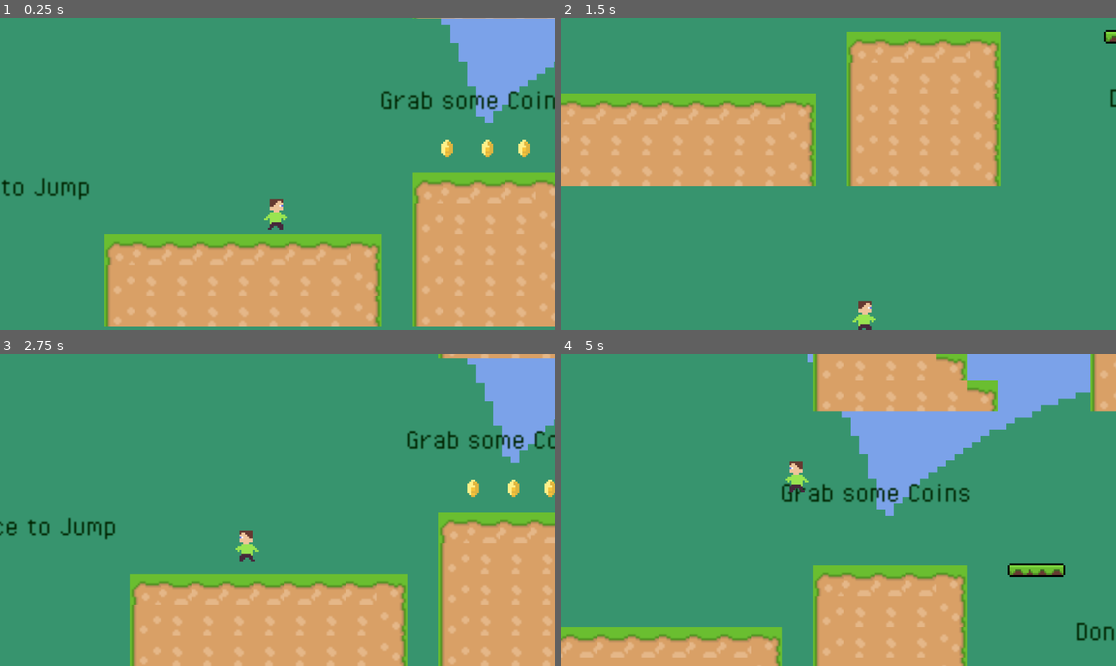
Above: before the commit, frames 1-4 (two rows, left to right).
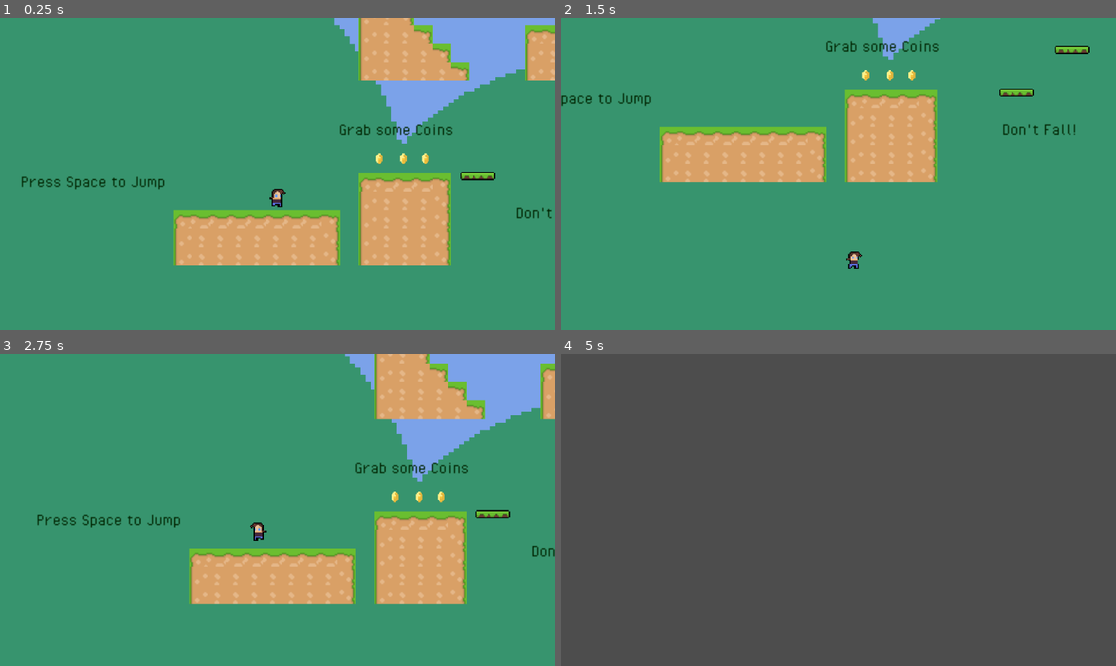
Above: after the commit, the same moments.

Repository: JMayna/godotplatormer
Game: Godot game, scene res://Scenes/world.tscn
Same seed, same stepped clock (60 frames per second), same inputs: the game is played once before the commit and once after it.
Inputs:
- Up to frame 1 (0.25 s): no input
- Up to frame 2 (1.5 s): tap Space (jump, bound only after the commit) at 0.5, 0.77, 0.8, 1.07, 1.25, 1.35 s; hold Right (ui_right) from 0.53 s (still down); tap Enter (ui_accept) at 0.6 s
- Up to frame 3 (2.75 s): tap Space (jump, bound only after the commit) at 1.52, 1.82, 2, 2.3 s; tap Enter (ui_accept) at 1.55, 2.1 s; release Right (ui_right) at 2.03 s; hold Left (ui_left) from 2.03 s (still down)
- Up to frame 4 (5 s): tap Space (jump, bound only after the commit) at 2.75, 3.02, 3.32, 3.5, 3.6, 3.77, 4.07, 4.25, 4.52, 4.82 s; release Left (ui_left) at 2.78 s; hold Right (ui_right) 2.78-4.28 s; tap Enter (ui_accept) at 2.85, 4.35 s; hold Left (ui_left) from 4.28 s (still down)

The runs differ from the first frame. In frame 1, 39% of the frame differs, in the area x 0-100%, y 0-99%; in frame 2, 22%; in frame 3, 38%; in frame 4, 100%, in the area x 0-100%, y 0-100%.

Commit message:
v.1.3

Diff:
--- a/Scenes/Player.tscn
+++ b/Scenes/Player.tscn
@@ -1,23 +1,165 @@
-[gd_scene load_steps=4 format=3 uid="uid://ca3ia41ji127j"]
+[gd_scene load_steps=24 format=3 uid="uid://ca3ia41ji127j"]
 
 [ext_resource type="Script" path="res://Scripts/Player.gd" id="1_aviq6"]
-[ext_resource type="Texture2D" uid="uid://krk2hbb5g2dl" path="res://Assets/person.png" id="2_d6o4d"]
+[ext_resource type="Texture2D" uid="uid://doh3xbn0nt6s7" path="res://Assets/player2idle-shee.png" id="2_7i0vg"]
+[ext_resource type="Texture2D" uid="uid://e6mpfnoqif2e" path="res://Assets/player2walk-sheet.png" id="3_k6xc5"]
 
 [sub_resource type="CapsuleShape2D" id="CapsuleShape2D_3vbvd"]
-radius = 5.0
-height = 16.0
+radius = 6.0
+height = 18.0
+
+[sub_resource type="AtlasTexture" id="AtlasTexture_ngafk"]
+atlas = ExtResource("2_7i0vg")
+region = Rect2(0, 0, 16, 16)
+
+[sub_resource type="AtlasTexture" id="AtlasTexture_tp00s"]
+atlas = ExtResource("2_7i0vg")
+region = Rect2(16, 0, 16, 16)
+
+[sub_resource type="AtlasTexture" id="AtlasTexture_2b7v6"]
+atlas = ExtResource("2_7i0vg")
+region = Rect2(32, 0, 16, 16)
+
+[sub_resource type="AtlasTexture" id="AtlasTexture_trjtw"]
+atlas = ExtResource("2_7i0vg")
+region = Rect2(48, 0, 16, 16)
+
+[sub_resource type="AtlasTexture" id="AtlasTexture_qwi1c"]
+atlas = ExtResource("2_7i0vg")
+region = Rect2(64, 0, 16, 16)
+
+[sub_resource type="AtlasTexture" id="AtlasTexture_lxfne"]
+atlas = ExtResource("2_7i0vg")
+region = Rect2(80, 0, 16, 16)
+
+[sub_resource type="AtlasTexture" id="AtlasTexture_wjh16"]
+atlas = ExtResource("2_7i0vg")
+region = Rect2(96, 0, 16, 16)
+
+[sub_resource type="AtlasTexture" id="AtlasTexture_lqgve"]
+atlas = ExtResource("2_7i0vg")
+region = Rect2(112, 0, 16, 16)
+
+[sub_resource type="AtlasTexture" id="AtlasTexture_ee55b"]
+atlas = ExtResource("2_7i0vg")
+region = Rect2(128, 0, 16, 16)
+
+[sub_resource type="AtlasTexture" id="AtlasTexture_l87ye"]
+atlas = ExtResource("2_7i0vg")
+region = Rect2(144, 0, 16, 16)
+
+[sub_resource type="AtlasTexture" id="AtlasTexture_b654o"]
+atlas = ExtResource("3_k6xc5")
+region = Rect2(0, 0, 16, 16)
+
+[sub_resource type="AtlasTexture" id="AtlasTexture_uugnt"]
+atlas = ExtResource("3_k6xc5")
+region = Rect2(16, 0, 16, 16)
+
+[sub_resource type="AtlasTexture" id="AtlasTexture_7auiy"]
+atlas = ExtResource("3_k6xc5")
+region = Rect2(32, 0, 16, 16)
+
+[sub_resource type="AtlasTexture" id="AtlasTexture_wugrm"]
+atlas = ExtResource("3_k6xc5")
+region = Rect2(48, 0, 16, 16)
+
+[sub_resource type="AtlasTexture" id="AtlasTexture_mip7b"]
+atlas = ExtResource("3_k6xc5")
+region = Rect2(64, 0, 16, 16)
+
+[sub_resource type="AtlasTexture" id="AtlasTexture_fhqjs"]
+atlas = ExtResource("3_k6xc5")
+region = Rect2(80, 0, 16, 16)
+
+[sub_resource type="AtlasTexture" id="AtlasTexture_3o5hl"]
+atlas = ExtResource("3_k6xc5")
+region = Rect2(96, 0, 16, 16)
+
+[sub_resource type="AtlasTexture" id="AtlasTexture_jfmi6"]
+atlas = ExtResource("3_k6xc5")
+region = Rect2(112, 0, 16, 16)
+
+[sub_resource type="SpriteFrames" id="SpriteFrames_yeh10"]
+animations = [{
+"frames": [{
+"duration": 1.0,
+"texture": SubResource("AtlasTexture_ngafk")
+}, {
+"duration": 1.0,
+"texture": SubResource("AtlasTexture_tp00s")
+}, {
+"duration": 1.0,
+"texture": SubResource("AtlasTexture_2b7v6")
+}, {
+"duration": 1.0,
+"texture": SubResource("AtlasTexture_trjtw")
+}, {
+"duration": 1.0,
+"texture": SubResource("AtlasTexture_qwi1c")
+}, {
+"duration": 1.0,
+"texture": SubResource("AtlasTexture_lxfne")
+}, {
+"duration": 1.0,
+"texture": SubResource("AtlasTexture_wjh16")
+}, {
+"duration": 1.0,
+"texture": SubResource("AtlasTexture_lqgve")
+}, {
+"duration": 1.0,
+"texture": SubResource("AtlasTexture_ee55b")
+}, {
+"duration": 1.0,
+"texture": SubResource("AtlasTexture_l87ye")
+}],
+"loop": true,
+"name": &"idle",
+"speed": 3.0
+}, {
+"frames": [{
+"duration": 1.0,
+"texture": SubResource("AtlasTexture_b654o")
+}, {
+"duration": 1.0,
+"texture": SubResource("AtlasTexture_uugnt")
+}, {
+"duration": 1.0,
+"texture": SubResource("AtlasTexture_7auiy")
+}, {
+"duration": 1.0,
+"texture": SubResource("AtlasTexture_wugrm")
+}, {
+"duration": 1.0,
+"texture": SubResource("AtlasTexture_mip7b")
+}, {
+"duration": 1.0,
+"texture": SubResource("AtlasTexture_fhqjs")
+}, {
+"duration": 1.0,
+"texture": SubResource("AtlasTexture_3o5hl")
+}, {
+"duration": 1.0,
+"texture": SubResource("AtlasTexture_jfmi6")
+}],
+"loop": true,
+"name": &"walk",
+"speed": 10.0
+}]
 
 [node name="Player" type="CharacterBody2D"]
 script = ExtResource("1_aviq6")
 
 [node name="Camera2D" type="Camera2D" parent="."]
-zoom = Vector2(4, 4)
+zoom = Vector2(2.4, 2.4)
 position_smoothing_enabled = true
-
-[node name="Sprite2D" type="Sprite2D" parent="."]
-z_index = 5
-texture_filter = 1
-texture = ExtResource("2_d6o4d")
 
 [node name="CollisionShape2D" type="CollisionShape2D" parent="."]
 shape = SubResource("CapsuleShape2D_3vbvd")
+
+[node name="AnimatedSprite2D" type="AnimatedSprite2D" parent="."]
+texture_filter = 1
+sprite_frames = SubResource("SpriteFrames_yeh10")
+animation = &"walk"
+frame = 6
+frame_progress = 0.706369
--- a/Scenes/coin.tscn
+++ b/Scenes/coin.tscn
@@ -1,7 +1,8 @@
-[gd_scene load_steps=12 format=3 uid="uid://dfmp8ldasrlfi"]
+[gd_scene load_steps=16 format=3 uid="uid://dfmp8ldasrlfi"]
 
 [ext_resource type="Texture2D" uid="uid://bj4uar5u1pd6j" path="res://Assets/coin.png" id="1_3abos"]
 [ext_resource type="Script" path="res://Scripts/coin.gd" id="1_kaovy"]
+[ext_resource type="AudioStream" uid="uid://bptwijtbis8ay" path="res://Sounds/350875__cabled_mess__coin_c_07.wav" id="3_27wed"]
 
 [sub_resource type="AtlasTexture" id="AtlasTexture_ao6dq"]
 atlas = ExtResource("1_3abos")
@@ -63,6 +64,104 @@
 [sub_resource type="CircleShape2D" id="CircleShape2D_hjkin"]
 radius = 5.0
 
+[sub_resource type="Animation" id="Animation_juavr"]
+resource_name = "pickup"
+tracks/0/type = "value"
+tracks/0/imported = false
+tracks/0/enabled = true
+tracks/0/path = NodePath("AnimatedSprite2D:visible")
+tracks/0/interp = 1
+tracks/0/loop_wrap = true
+tracks/0/keys = {
+"times": PackedFloat32Array(0),
+"transitions": PackedFloat32Array(1),
+"update": 1,
+"values": [true]
+}
+tracks/1/type = "value"
+tracks/1/imported = false
+tracks/1/enabled = true
+tracks/1/path = NodePath("CollisionShape2D:disabled")
+tracks/1/interp = 1
+tracks/1/loop_wrap = true
+tracks/1/keys = {
+"times": PackedFloat32Array(0),
+"transitions": PackedFloat32Array(1),
+"update": 1,
+"values": [true]
+}
+tracks/2/type = "value"
+tracks/2/imported = false
+tracks/2/enabled = true
+tracks/2/path = NodePath("PickupSound:playing")
+tracks/2/interp = 1
+tracks/2/loop_wrap = true
+tracks/2/keys = {
+"times": PackedFloat32Array(0),
+"transitions": PackedFloat32Array(1),
+"update": 1,
+"values": [true]
+}
+tracks/3/type = "method"
+tracks/3/imported = false
+tracks/3/enabled = true
+tracks/3/path = NodePath(".")
+tracks/3/interp = 1
+tracks/3/loop_wrap = true
+tracks/3/keys = {
+"times": PackedFloat32Array(0.2),
+"transitions": PackedFloat32Array(1),
+"values": [{
+"args": [],
+"method": &"queue_free"
+}]
+}
+
+[sub_resource type="Animation" id="Animation_nfxhu"]
+length = 0.001
+tracks/0/type = "value"
+tracks/0/imported = false
+tracks/0/enabled = true
+tracks/0/path = NodePath("AnimatedSprite2D:visible")
+tracks/0/interp = 1
+tracks/0/loop_wrap = true
+tracks/0/keys = {
+"times": PackedFloat32Array(0),
+"transitions": PackedFloat32Array(1),
+"update": 1,
+"values": [true]
+}
+tracks/1/type = "value"
+tracks/1/imported = false
+tracks/1/enabled = true
+tracks/1/path = NodePath("CollisionShape2D:disabled")
+tracks/1/interp = 1
+tracks/1/loop_wrap = true
+tracks/1/keys = {
+"times": PackedFloat32Array(0),
+"transitions": PackedFloat32Array(1),
+"update": 1,
+"values": [false]
+}
+tracks/2/type = "value"
+tracks/2/imported = false
+tracks/2/enabled = true
+tracks/2/path = NodePath("PickupSound:playing")
+tracks/2/interp = 1
+tracks/2/loop_wrap = true
+tracks/2/keys = {
+"times": PackedFloat32Array(0),
+"transitions": PackedFloat32Array(1),
+"update": 1,
+"values": [false]
+}
+
+[sub_resource type="AnimationLibrary" id="AnimationLibrary_8yswj"]
+_data = {
+"RESET": SubResource("Animation_nfxhu"),
+"pickup": SubResource("Animation_juavr")
+}
+
 [node name="Coin" type="Area2D"]
 collision_mask = 2
 script = ExtResource("1_kaovy")
@@ -76,4 +175,13 @@
 [node name="CollisionShape2D" type="CollisionShape2D" parent="."]
 shape = SubResource("CircleShape2D_hjkin")
 
+[node name="PickupSound" type="AudioStreamPlayer2D" parent="."]
+stream = ExtResource("3_27wed")
+bus = &"Sounds"
+
+[node name="AnimationPlayer" type="AnimationPlayer" parent="."]
+libraries = {
+"": SubResource("AnimationLibrary_8yswj")
+}
+
 [connection signal="body_entered" from="." to="." method="_on_body_entered"]
--- /dev/null
+++ b/Scenes/music.tscn
@@ -0,0 +1,8 @@
+[gd_scene load_steps=2 format=3 uid="uid://d3qmsxuqwko6x"]
+
+[ext_resource type="AudioStream" uid="uid://ktrgddlcs1fj" path="res://Sounds/Theme.mp3" id="1_c78k1"]
+
+[node name="Music" type="AudioStreamPlayer2D"]
+stream = ExtResource("1_c78k1")
+autoplay = true
+bus = &"Music"
--- a/Scripts/Player.gd
+++ b/Scripts/Player.gd
@@ -7,8 +7,9 @@
 # Get the gravity from the project settings to be synced with RigidBody nodes.
 var gravity = ProjectSettings.get_setting("physics/2d/default_gravity")
 
-#Ref to sprite node
-@onready var sprite_2d = $Sprite2D
+@onready var animated_sprite = $AnimatedSprite2D
+
+
 
 
 func _physics_process(delta):
@@ -17,20 +18,34 @@
 		velocity.y += gravity * delta
 
 	# Handle jump.
-	if Input.is_action_just_pressed("ui_accept") and is_on_floor():
+	if Input.is_action_just_pressed("jump") and is_on_floor():
 		velocity.y = JUMP_VELOCITY
 
 	# Get the input direction and handle the movement/deceleration.
 	# As good practice, you should replace UI actions with custom gameplay actions.
-	var direction = Input.get_axis("ui_left", "ui_right")
+
+	#gets input direction: -1, 0 , 1
+	var direction = Input.get_axis("move_left", "move_right")
+
+	#Flip Sprite
+	if direction > 0:
+			animated_sprite.flip_h = false
+	elif direction < 0:
+			animated_sprite.flip_h = true
+
+	# Play animation
+	if is_on_floor():
+		if direction == 0:
+			animated_sprite.play("idle")
+		else:
+			animated_sprite.play("walk")
+
+	#apply movement
 	if direction:
 		velocity.x = direction * SPEED
-		#Flip the sprite
 
-		if direction < 0:
-			sprite_2d.flip_h = true #Face Left
-		elif  direction > 0:
-			sprite_2d.flip_h = false #Face Right
+
+
 
 	else:
 		velocity.x = move_toward(velocity.x, 0, SPEED)
--- a/Scripts/coin.gd
+++ b/Scripts/coin.gd
@@ -1,9 +1,10 @@
 extends Area2D
 
 @onready var game_manager = %GameManager
+@onready var animation_player = $AnimationPlayer
 
 
 
 func _on_body_entered(body):
 	game_manager.add_point()
-	queue_free()
+	animation_player.play("pickup")
--- /dev/null
+++ b/default_bus_layout.tres
@@ -0,0 +1,15 @@
+[gd_resource type="AudioBusLayout" format=3 uid="uid://wjbftxx4kw6v"]
+
+[resource]
+bus/1/name = &"Music"
+bus/1/solo = false
+bus/1/mute = false
+bus/1/bypass_fx = false
+bus/1/volume_db = -11.952
+bus/1/send = &"Master"
+bus/2/name = &"Sounds"
+bus/2/solo = false
+bus/2/mute = false
+bus/2/bypass_fx = false
+bus/2/volume_db = 0.0
+bus/2/send = &"Master"
--- a/project.godot
+++ b/project.godot
@@ -13,3 +13,27 @@
 config/name="Godot"
 run/main_scene="res://Scenes/world.tscn"
 config/features=PackedStringArray("4.2", "Forward Plus")
+
+[autoload]
+
+Music="*res://Scenes/music.tscn"
+
+[input]
+
+jump={
+"deadzone": 0.5,
+"events": [Object(InputEventKey,"resource_local_to_scene":false,"resource_name":"","device":-1,"window_id":0,"alt_pressed":false,"shift_pressed":false,"ctrl_pressed":false,"meta_pressed":false,"pressed":false,"keycode":0,"physical_keycode":32,"key_label":0,"unicode":32,"echo":false,"script":null)
+]
+}
+move_left={
+"deadzone": 0.5,
+"events": [Object(InputEventKey,"resource_local_to_scene":false,"resource_name":"","device":-1,"window_id":0,"alt_pressed":false,"shift_pressed":false,"ctrl_pressed":false,"meta_pressed":false,"pressed":false,"keycode":0,"physical_keycode":4194319,"key_label":0,"unicode":0,"echo":false,"script":null)
+, Object(InputEventKey,"resource_local_to_scene":false,"resource_name":"","device":-1,"window_id":0,"alt_pressed":false,"shift_pressed":false,"ctrl_pressed":false,"meta_pressed":false,"pressed":false,"keycode":0,"physical_keycode":65,"key_label":0,"unicode":97,"echo":false,"script":null)
+]
+}
+move_right={
+"deadzone": 0.5,
+"events": [Object(InputEventKey,"resource_local_to_scene":false,"resource_name":"","device":-1,"window_id":0,"alt_pressed":false,"shift_pressed":false,"ctrl_pressed":false,"meta_pressed":false,"pressed":false,"keycode":0,"physical_keycode":4194321,"key_label":0,"unicode":0,"echo":false,"script":null)
+, Object(InputEventKey,"resource_local_to_scene":false,"resource_name":"","device":-1,"window_id":0,"alt_pressed":false,"shift_pressed":false,"ctrl_pressed":false,"meta_pressed":false,"pressed":false,"keycode":0,"physical_keycode":68,"key_label":0,"unicode":100,"echo":false,"script":null)
+]
+}
Binary file added: Assets/personidle-sheet.png
Not shown, added: Assets/personidle-sheet.png.import
Binary file added: Assets/player2.png
Not shown, added: Assets/player2.png.import
Binary file added: Assets/player2crouch-sheet.png
Not shown, added: Assets/player2crouch-sheet.png.import
Binary file added: Assets/player2idle-shee.png
Not shown, added: Assets/player2idle-shee.png.import
Binary file added: Assets/player2walk-sheet.png
Not shown, added: Assets/player2walk-sheet.png.import
Not shown, added: Sounds/350875__cabled_mess__coin_c_07.wav.import
Not shown, added: Sounds/Theme.mp3.import
(and 3 more such lines)
